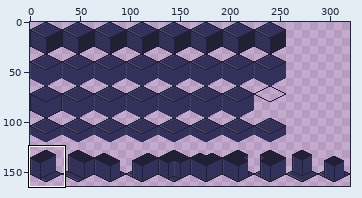
Sprite sheet, stored at assets/aseprite/firebelly-course-sprite.png. The picture above shows the old version from afar; the outline marks the close-up.
Close-up. Earlier state:
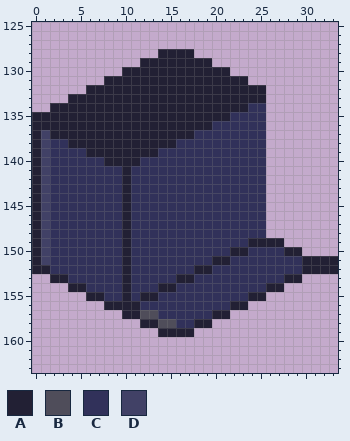
The file is 320x256 pixels. Colours within 5 levels of each other are drawn and written as one. Shown: x 0..33, y 125..163. The wide view leaves out empty margins. The commit also changed other parts of the picture, which this record leaves out.
Palette (. is transparent): A #222034  B #4f4d5a  C #31315a  D #414166
After the commit:
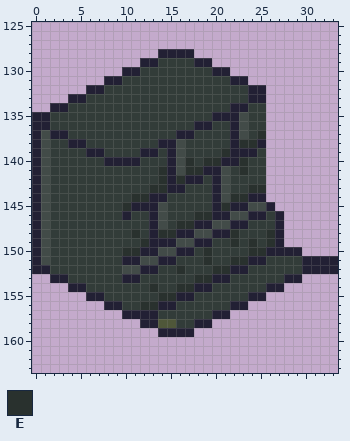
Colours new in this view: E #29312e
From old to new:
Colour B changes from #4f4d5a to #4f5739.
Colour C changes from #31315a to #323c39.
Colour D changes from #414166 to #424b48.
There is now colour A in row 145 at x 26; in rows 146 to 148 at x 27.
The edit turns colour B into colour A in row 157 at x 12 to 13.
The edit turns colour C into colour A in rows 135 to 137 at x 22; in row 138 at x 22 and 25; in row 139 at x 15 and 22 to 24; in row 140 at x 15 and 21 to 22; in row 141 at x 15 and 19 to 20; in row 142 at x 15, 17 to 18 and 20.
The edit turns colour C into colour A in row 143 at x 15 to 16 and 20; in row 144 at x 13 to 14, 20 and 24 to 25; in row 145 at x 11 to 13, 20 and 22 to 23; in row 146 at x 13, 20 to 21 and 24 to 25; in row 147 at x 13, 18 to 19 and 22 to 23; in row 148 at x 13, 16 to 17 and 20 to 21.
The edit turns colour C into colour A in row 149 at x 13 to 15 and 18 to 19; in row 150 at x 12 to 13, 16 to 17 and 26 to 27; in row 151 at x 11, 14 to 15 and 24 to 25; in row 152 at x 12 to 13 and 22 to 23; in row 153 at x 11 and 20 to 21; in row 154 at x 18 to 19.
The edit turns colour C into colour A in row 155 at x 16 to 17; in row 156 at x 14 to 15.
There is now colour C in rows 146 to 147 at x 26.
The edit turns colour A into colour C in row 129 at x 14 to 17; in row 130 at x 12 to 19; in row 131 at x 10 to 21; in row 132 at x 8 to 23; in row 133 at x 6 to 23; in row 134 at x 4 to 21.
The edit turns colour A into colour C in row 135 at x 2 to 19; in row 136 at x 2 to 17; in row 137 at x 4 to 15; in row 138 at x 6 to 13; in row 139 at x 8 to 11; in rows 141 to 144 at x 10.
The edit turns colour A into colour C in rows 147 to 148 at x 10; in row 149 at x 10 and 25; in row 150 at x 22 to 23; in row 151 at x 20 to 21; in row 152 at x 18 to 19; in row 153 at x 16 to 17.
The edit turns colour A into colour C in row 154 at x 10 and 14 to 15; in row 155 at x 10 and 12 to 13; in row 156 at x 10 to 11.
The edit turns colour A into colour D in row 152 at x 10.
The edit turns colour C into colour D in rows 135 to 137 at x 23; in rows 138 to 140 at x 16; in row 141 at x 16 and 21; in rows 142 to 144 at x 21; in row 145 at x 14 and 24 to 25; in row 146 at x 14 and 22 to 23.
The edit turns colour C into colour D in row 147 at x 14 and 20 to 21; in row 148 at x 18 to 19; in row 149 at x 16 to 17; in row 150 at x 14 to 15; in row 151 at x 12 to 13; in row 152 at x 11.
There is now colour E in row 148 at x 26.
The edit turns colour A into colour E in row 145 at x 10; in row 149 at x 24 and 26; in row 150 at x 10.
The edit turns colour C into colour E in row 137 at x 25; in row 138 at x 23 to 24; in row 139 at x 21; in row 140 at x 17, 19 to 20 and 23; in row 141 at x 14, 17 to 18 and 23; in row 142 at x 14 and 16.
The edit turns colour C into colour E in row 143 at x 13 to 14 and 24 to 25; in row 144 at x 11 to 12 and 22 to 23; in row 145 at x 21; in row 146 at x 18 to 19; in row 147 at x 16 to 17; in row 148 at x 11, 14 to 15 and 22.
The edit turns colour C into colour E in row 149 at x 12 and 22; in row 150 at x 11, 19 and 24 to 25; in row 151 at x 19 and 22 to 23; in row 152 at x 16 and 20 to 21; in row 153 at x 18 to 19; in row 154 at x 13 and 16 to 17.
The edit turns colour C into colour E in row 155 at x 14 to 15; in row 156 at x 12 to 13.
Changed places in both close-ups, as pixel boxes (x1, y1, x2, y2):
changed: (41, 58, 302, 328)
